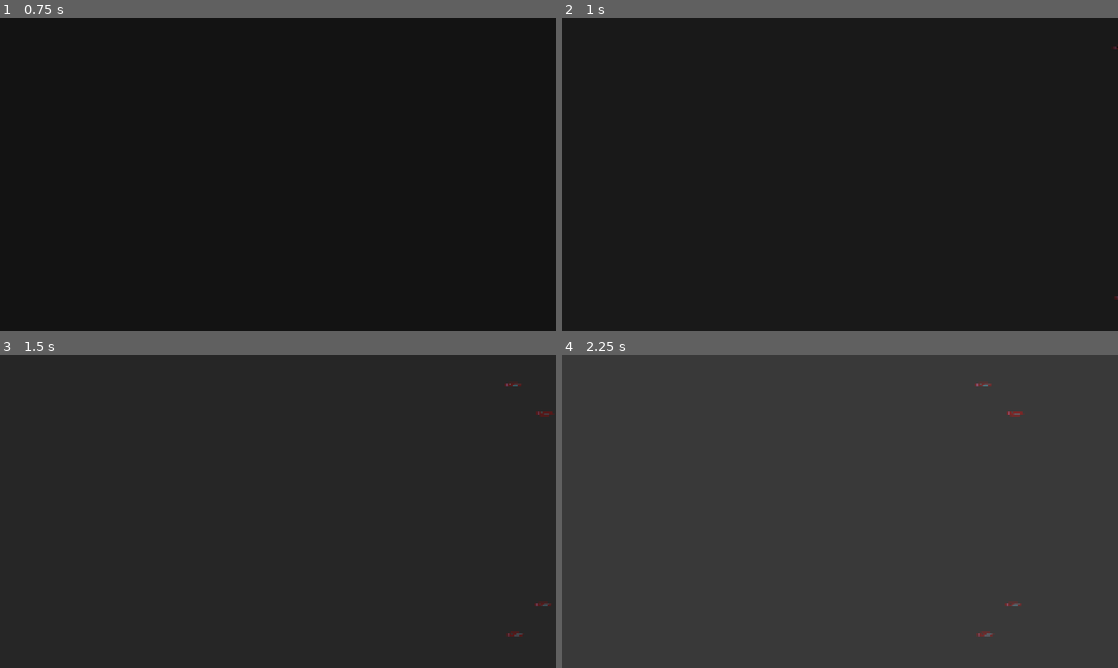
Above: before the commit, frames 1-4 (two rows, left to right).
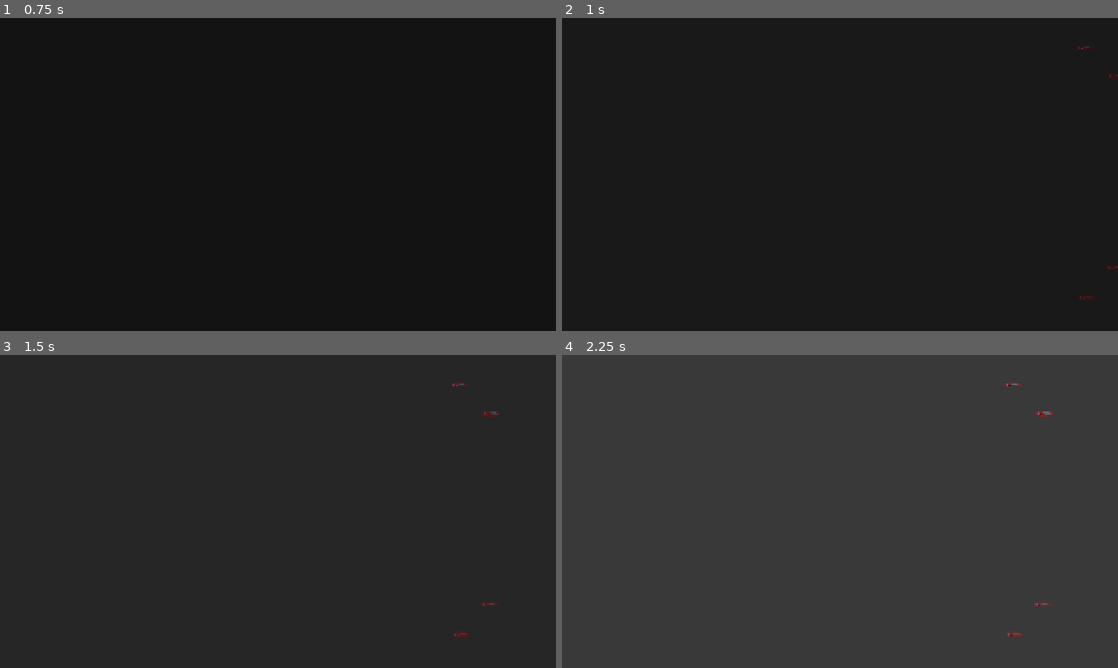
Above: after the commit, the same moments.

Repository: tfmertz/gamedevtv-jam-2026
Game: Godot game, scene res://scene/waves/wave_02.tscn
The game is run twice, just before and just after one commit, with the same random seed, the same clock (stepped at 60 frames per second) and the same inputs. This scene is started directly instead of the project's main scene.
Inputs:
- Up to frame 1 (0.75 s): tap Enter at 0.5 s; hold D (move_right) from 0.53 s (still down); tap F (cycle_formation) at 0.6 s
- Up to frame 2 (1 s): keep holding D (move_right)
- Up to frame 3 (1.5 s): release D (move_right) at 1.28 s; hold S (move_down) from 1.28 s (still down); tap R (cycle_spacing) at 1.35 s
- Up to frame 4 (2.25 s): release S (move_down) at 2.03 s; hold D (move_right) from 2.03 s (still down); tap G (sort_ships) at 2.1 s

Frame 1 is identical in both runs. In frame 2, 0.1% of the frame differs, in the area x 92-100%, y 9-90%; in frame 3, 0.3%; in frame 4, 0.3%, in the area x 74-89%, y 9-90%.

Commit message:
Tweak bomber

Diff:
--- a/scene/bomber.tscn
+++ b/scene/bomber.tscn
@@ -10,13 +10,13 @@
 [node name="Bomber" type="Area2D" unique_id=608566180]
 collision_layer = 2
 script = ExtResource("1_u514y")
-speed = 250
+speed = 600
 explosion_damage = 5
-explosion_radius = 80
+explosion_radius = 70
 
 [node name="Sprite2D" type="Sprite2D" parent="." unique_id=1463319858]
-position = Vector2(-12, 4)
-scale = Vector2(2, 2)
+position = Vector2(12, 4)
+scale = Vector2(-2, 2)
 texture = ExtResource("2_8c32t")
 
 [node name="CollisionShape2D" type="CollisionShape2D" parent="." unique_id=1286505360]
--- a/src/bomber.gd
+++ b/src/bomber.gd
@@ -5,48 +5,43 @@
 
 ## How long to wait until attacking
 @export var attack_delay := 2
+@export var initial_move_distance := 500
 
 var is_attacking := false
 var direction := Vector2.LEFT
+var max_speed := 2000
 
 func _ready() -> void:
 	# call base class to wire events
 	super()
 
-	attack_timer.wait_time = attack_delay
-	attack_timer.start()
+	# our initial move into position
+	var tween = move_to(position + direction * initial_move_distance, attack_delay)
+	await tween.finished
+	_attack()
+
 
 func _move(delta: float) -> void:
-	if not is_attacking:
+	rotation = direction.angle()
+	if is_attacking:
 		# speed is really accel here
 		velocity += direction * speed * delta
-	else:
-		# quick drag
-		velocity = velocity.move_toward(Vector2.ZERO, 1000 * delta)
-		#look_at(direction)
+		# limit velocity to max_speed
+		velocity = velocity.limit_length(max_speed)
 
-	if not velocity.is_zero_approx():
-		position += velocity * delta
+		# this should never happen, we only accel in attack
+		if not velocity.is_zero_approx():
+			position += velocity * delta
+
 
 func _attack() -> void:
+	await flash()
 	is_attacking = true
 	# get player and set direction
 	var player = get_tree().get_first_node_in_group("player")
 	# set our new direction
 	if player:
 		direction = position.direction_to(player.position)
-		# set sprite to right rotation
-		sprite_2d.rotation = direction.angle()
-		sprite_2d.scale.x *= -1
-		#$RayCast2D.target_position = direction
 
-	await flash()
-
-	is_attacking = false
-	# launch attack
-	speed *= 2
-	# clean enemy if they didn't collide
-	get_tree().create_timer(5).timeout.connect(queue_free)
-
-func _on_attack_timer_timeout() -> void:
-	_attack()
+	# set movement, then accel on top in _move
+	velocity = direction * speed
